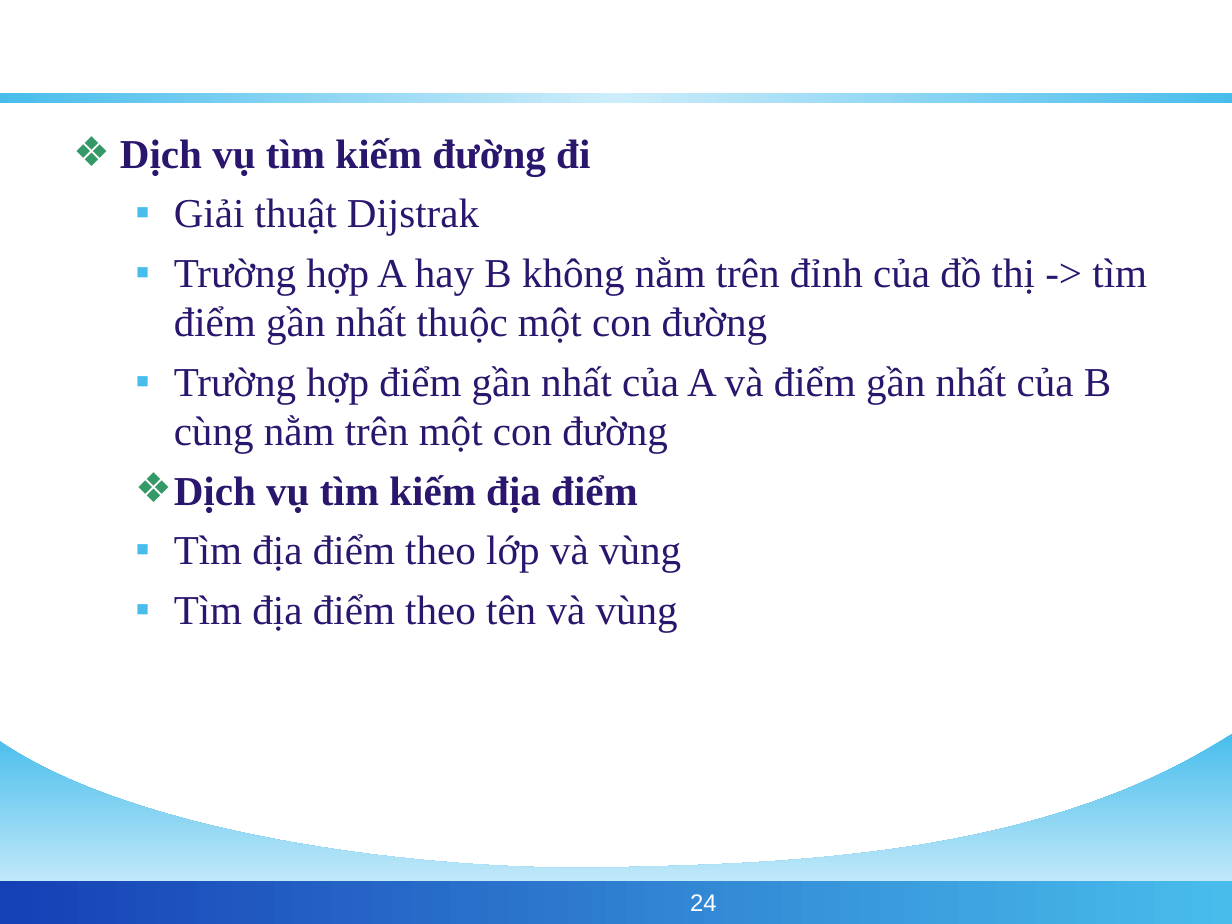
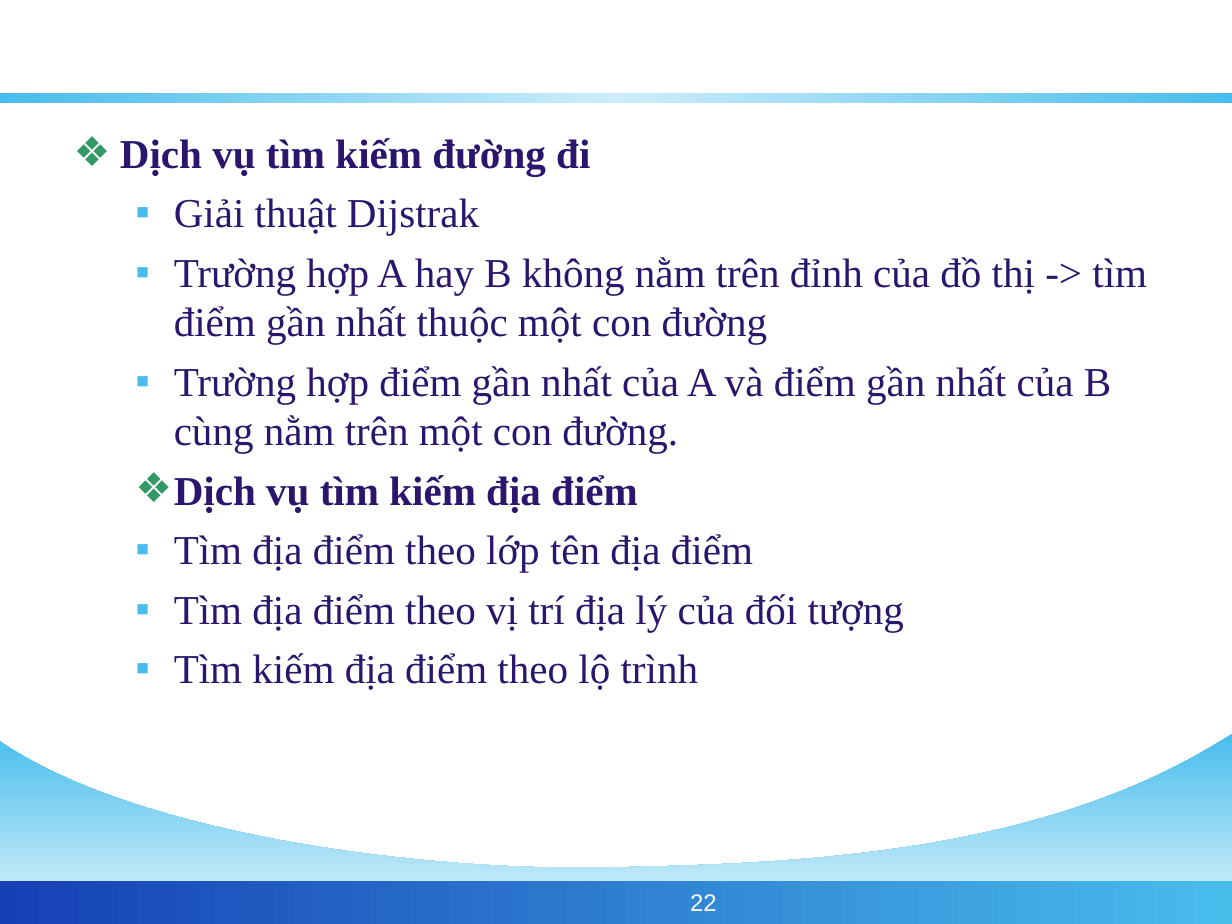
Before and after one commit to phamngsinh/cantho-webgis, a slide deck: slide 22 of Document/Bao Cao/BaoCaoLuanVan.ppt (slide 24 before the commit). Drawn at 1232x924 pixels with LibreOffice and Linux fonts; fonts in the diff are those of the drawing; background and template pictures are left out. Boxes give left, top, right and bottom in pixels: in the first picture for what was removed or moved away, otherwise in the second. Text is boxed around its words. In the diff, an @@ line names an element or a change of style, - is before the commit and + after.

```diff
--- a/Document/Bao Cao/BaoCaoLuanVan.ppt
+++ b/Document/Bao Cao/BaoCaoLuanVan.ppt
@@ text at (x1=174, y1=366, x2=1111, y2=453): text changed @@
-  ▪ Trường hợp điểm gần nhất của A và điểm gần nhất của B cùng nằm trên một con đường
+  ▪ Trường hợp điểm gần nhất của A và điểm gần nhất của B cùng nằm trên một con đường.
@@ text at (x1=174, y1=534, x2=904, y2=690): text changed @@
-  ▪ Tìm địa điểm theo lớp và vùng
-  ▪ Tìm địa điểm theo tên và vùng
+  ▪ Tìm địa điểm theo lớp tên địa điểm
+  ▪ Tìm địa điểm theo vị trí địa lý của đối tượng
+  ▪ Tìm kiếm địa điểm theo lộ trình
@@ page number at (x1=690, y1=894, x2=717, y2=911): text changed @@
-24
+22
```
Also in this commit, not shown: 11 other slides changed, 3 slides added, 5 slides removed, 1 other file.
